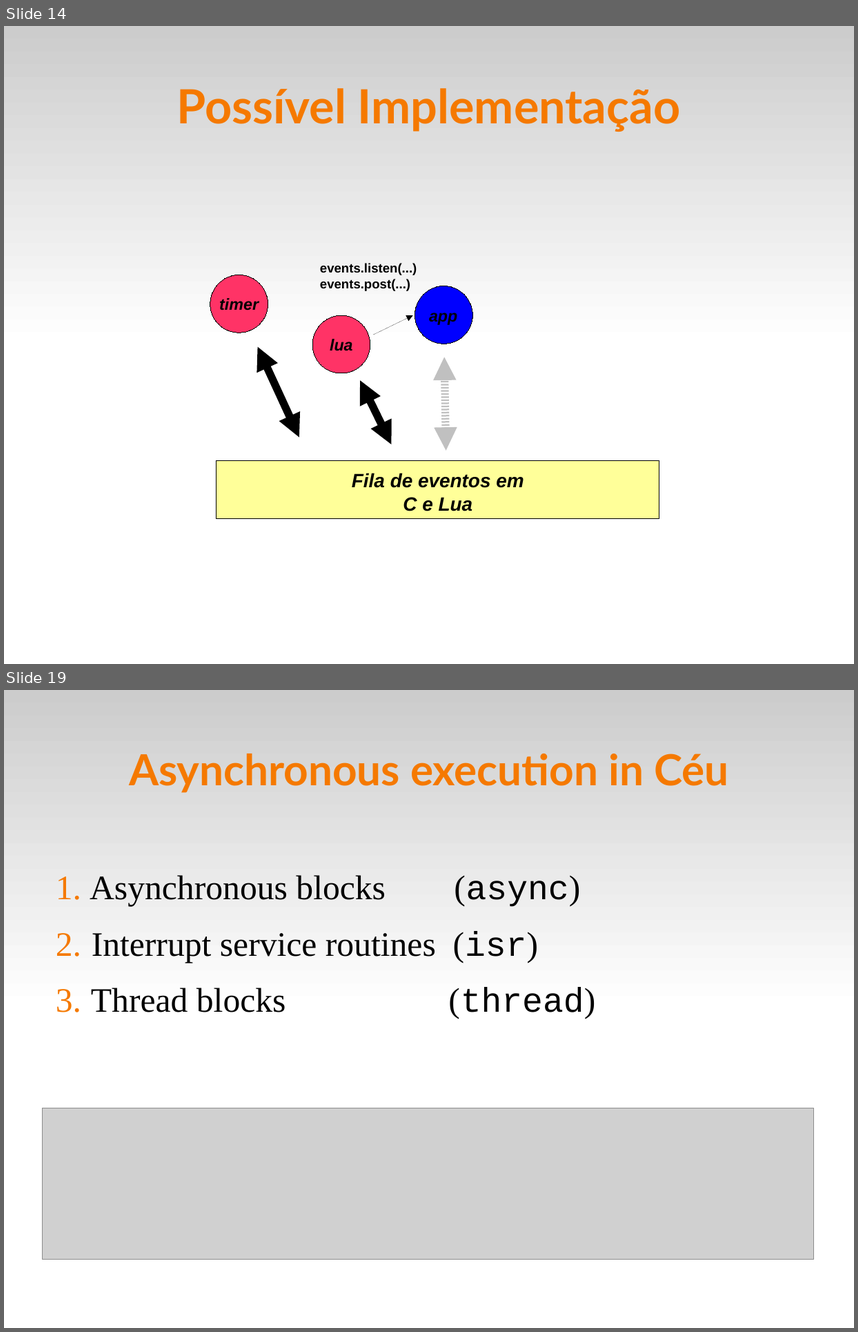
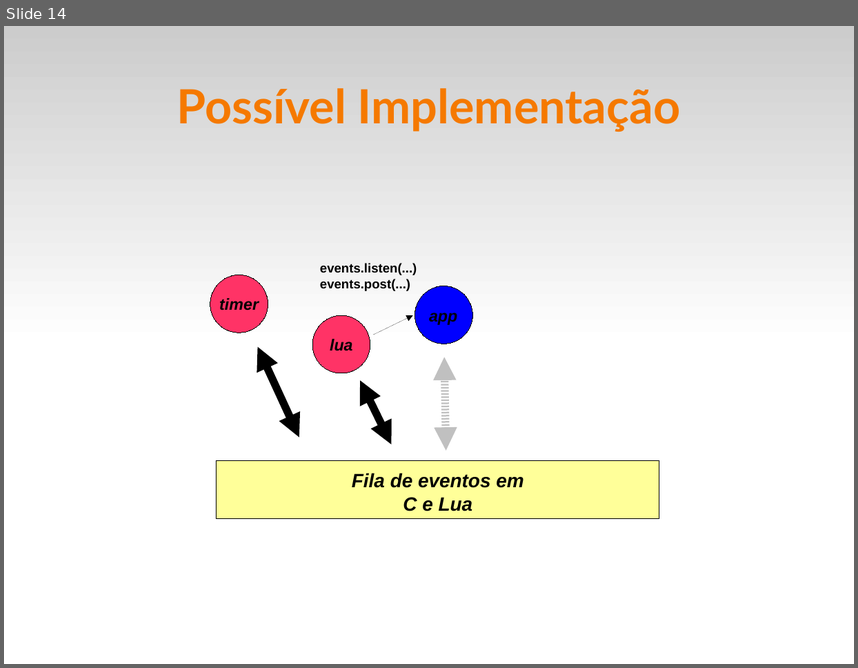
Before and after one commit to fsantanna/events, a slide deck: evt.odp. Shown one above the other, each under a label of ours: slides 14 and 19 before the commit, slide 14 after it; the slides between them are not shown. The pictures are 858x1332 and 858x668 pixels, drawn with LibreOffice and Linux fonts; fonts in the diff are those of the drawing; grey boxes stand for pictures. Boxes give left, top, right and bottom in pixels: in the first picture for what was removed or moved away, otherwise in the second. Text is boxed around its words. In the diff, an @@ line names an element or a change of style, - is before the commit and + after.

```diff
--- a/evt.odp
+++ b/evt.odp
@@ slide 19 removed at [4, 690, 854, 1328], background #FFFFFF; not listed: 1 template element that a slide beside it also shows @@
@@ title removed at [129, 753, 729, 793] @@
-Asynchronous execution in Céu
@@ text removed at [90, 875, 595, 1019] @@
-1. Asynchronous blocks (async)
-2. Interrupt service routines (isr)
-3. Thread blocks (thread)
@@ picture removed at [43, 1108, 814, 1259] @@
```
Also in this commit, not shown: 3 slides changed, 3 slides added, 20 other slides removed, 4 other files.
